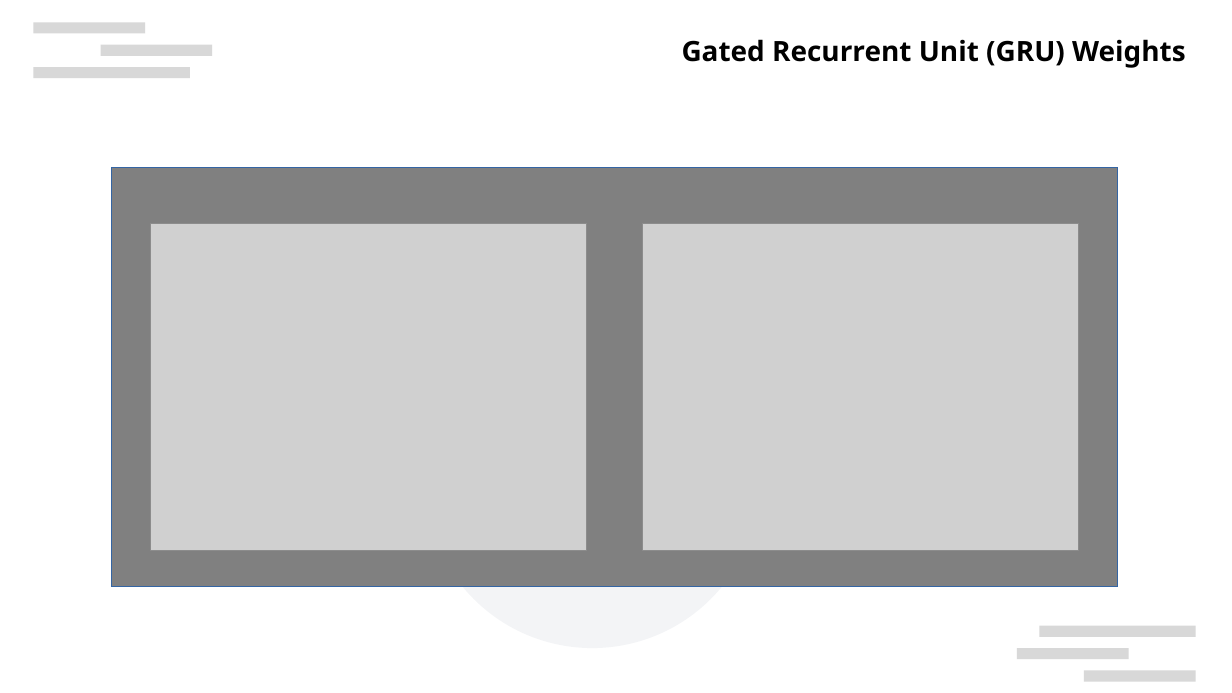
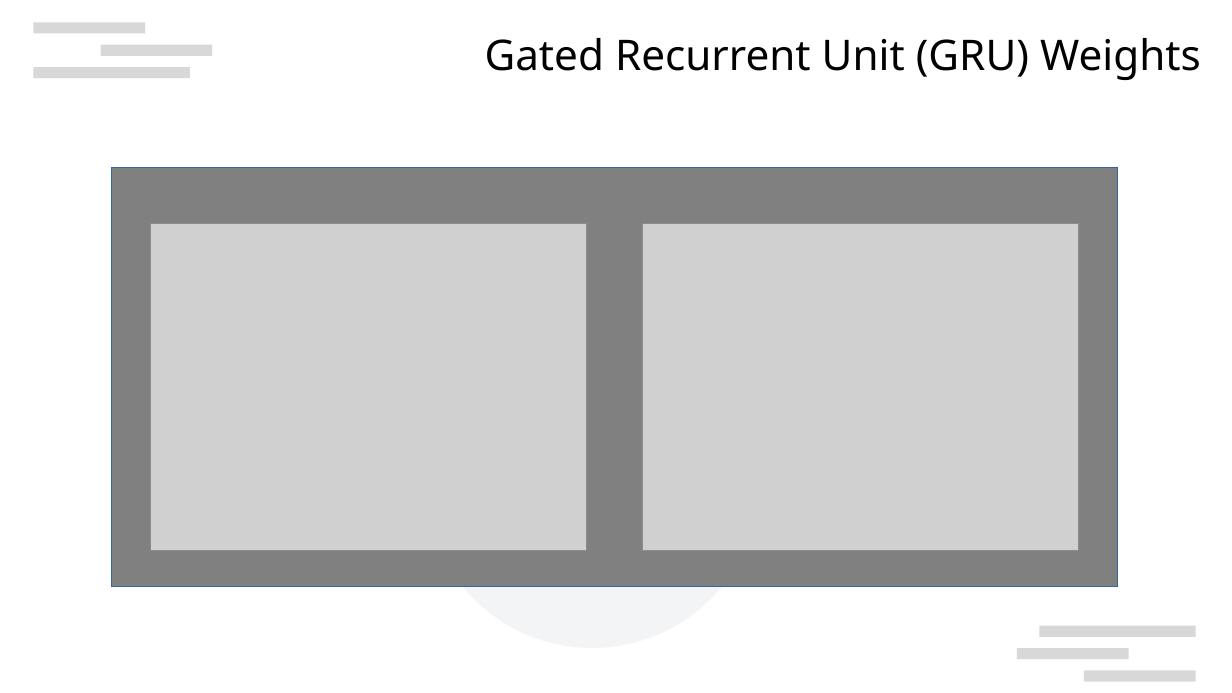
Before and after one commit to ItsAMeMario8/MotorTimingRNN, a slide deck: slide 8 of Modeling_RNN_Motor_Timing.odp (slide 7 before the commit). Drawn at 1232x693 pixels with LibreOffice and Linux fonts; fonts in the diff are those of the drawing; grey boxes stand for pictures; background and template pictures are left out. Boxes give left, top, right and bottom in pixels: in the first picture for what was removed or moved away, otherwise in the second. Text is boxed around its words. In the diff, an @@ line names an element or a change of style, - is before the commit and + after.

```diff
--- a/Modeling_RNN_Motor_Timing.odp
+++ b/Modeling_RNN_Motor_Timing.odp
@@ text "Gated Recurrent Unit (GRU) Weights": place and size @@
-text "Gated Recurrent Unit (GRU) Weights" at <box>682,39,1185,68</box>
+text "Gated Recurrent Unit (GRU) Weights" at <box>485,38,1201,80</box>
@@ text "Gated Recurrent Unit (GRU) Weights" at <box>485,38,1201,80</box>: size 18 to 27.2 pt, bold off; alignment left to right; indent changed; more space between paragraphs @@
```
Also in this commit, not shown: 5 other slides changed, 2 slides added, 1 slide removed.
